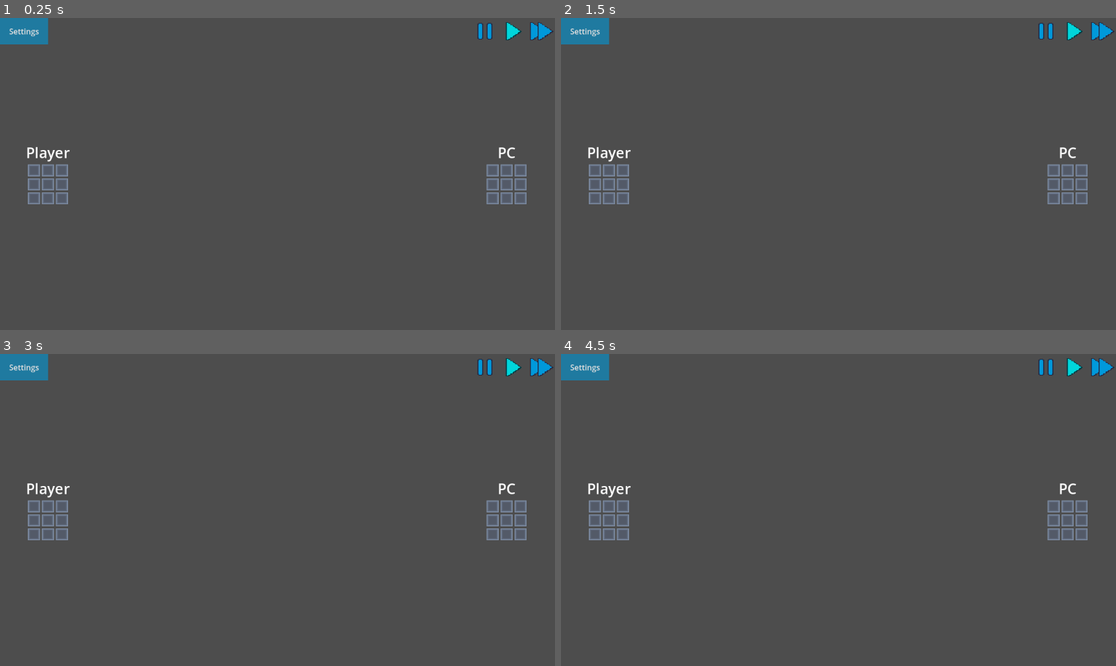
Above: before the commit, frames 1-4 (two rows, left to right).
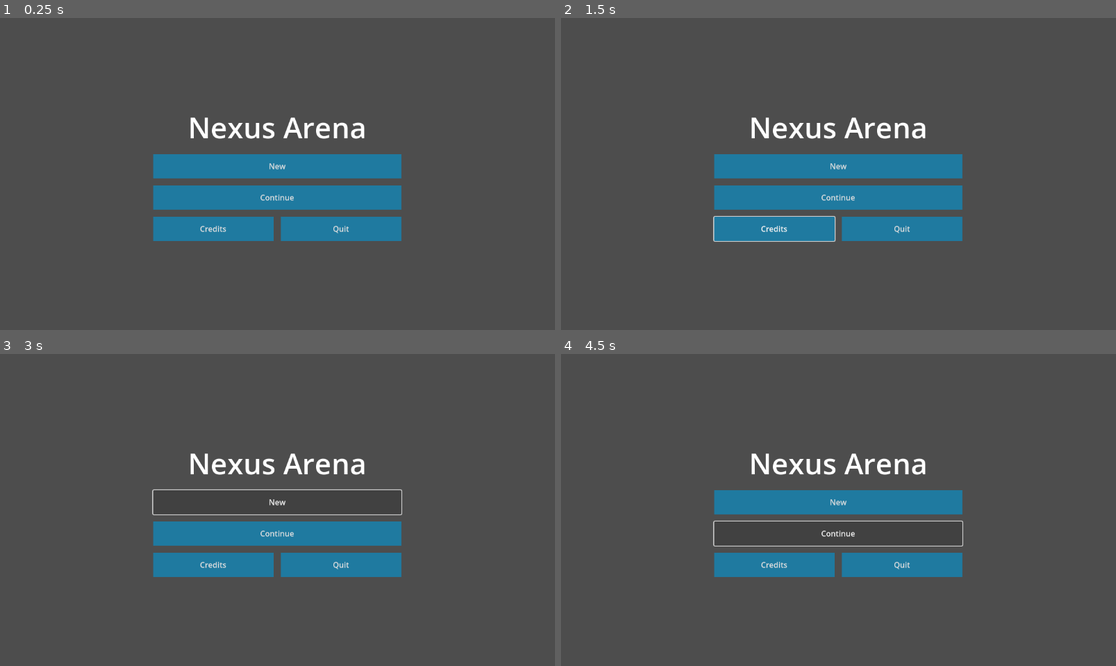
Above: after the commit, the same moments.

Repository: FontysRyan/PizzaProject1St2
Game: Godot game, scene res://Scenes/Mainmenu.tscn
Two runs of this game, one before a commit and one after it. Both use one fixed random seed, a clock stepped at 60 frames per second and the inputs below. Before the commit the project starts from res://Scenes/Battlescreen.tscn.
Inputs (mouse positions are in pixels of both pictures, inside the frame that each line leads up to):
- Up to frame 1 (0.25 s): no input
- Up to frame 2 (1.5 s): click (771, 230) at 0.5 s, where only the run after the commit has a clickable "Credits"; click (1071, 30) at 1.27 s
- Up to frame 3 (3 s): click (510, 366) at 2.02 s; click (277, 503) at 2.75 s, where only the run after the commit has a clickable "New"
- Up to frame 4 (4.5 s): click (838, 503) at 3.5 s, where only the run after the commit has a clickable "New"; click (838, 534) at 4.25 s, where only the run after the commit has a clickable "Continue"

The runs differ from the first frame. In frame 1, 14% of the frame differs, in the area x 0-100%, y 0-72%; in frame 2, 14%; in frame 3, 11%; in frame 4, 11%.

Commit message:
Add main menu UI and set as main scene
Made main menu, now still need to script it.

Diff:
--- /dev/null
+++ b/Assets/UI/MainmenuScreen (UI).tscn
@@ -0,0 +1,63 @@
+[gd_scene load_steps=2 format=3 uid="uid://cc4s2pp6kgokb"]
+
+[sub_resource type="StyleBoxFlat" id="StyleBoxFlat_yth33"]
+bg_color = Color(0, 0.6039216, 0.85882354, 0.5882353)
+
+[node name="Control" type="Control"]
+layout_mode = 3
+anchors_preset = 15
+anchor_right = 1.0
+anchor_bottom = 1.0
+grow_horizontal = 2
+grow_vertical = 2
+
+[node name="MarginContainer" type="MarginContainer" parent="."]
+layout_mode = 1
+anchors_preset = 15
+anchor_right = 1.0
+anchor_bottom = 1.0
+grow_horizontal = 2
+grow_vertical = 2
+
+[node name="VBoxContainer" type="VBoxContainer" parent="MarginContainer"]
+custom_minimum_size = Vector2(500, 0)
+layout_mode = 2
+size_flags_horizontal = 4
+size_flags_vertical = 4
+theme_override_constants/separation = 15
+
+[node name="TitleLabel" type="Label" parent="MarginContainer/VBoxContainer"]
+layout_mode = 2
+theme_override_font_sizes/font_size = 60
+text = "Nexus Arena"
+horizontal_alignment = 1
+vertical_alignment = 3
+
+[node name="NewButton" type="Button" parent="MarginContainer/VBoxContainer"]
+custom_minimum_size = Vector2(100, 50)
+layout_mode = 2
+theme_override_styles/normal = SubResource("StyleBoxFlat_yth33")
+text = "New"
+
+[node name="ContinueButton" type="Button" parent="MarginContainer/VBoxContainer"]
+custom_minimum_size = Vector2(100, 50)
+layout_mode = 2
+theme_override_styles/normal = SubResource("StyleBoxFlat_yth33")
+text = "Continue"
+
+[node name="HBoxContainer" type="HBoxContainer" parent="MarginContainer/VBoxContainer"]
+layout_mode = 2
+theme_override_constants/separation = 15
+alignment = 1
+
+[node name="CreditsButton" type="Button" parent="MarginContainer/VBoxContainer/HBoxContainer"]
+custom_minimum_size = Vector2(250, 50)
+layout_mode = 2
+theme_override_styles/normal = SubResource("StyleBoxFlat_yth33")
+text = "Credits"
+
+[node name="QuitButton" type="Button" parent="MarginContainer/VBoxContainer/HBoxContainer"]
+custom_minimum_size = Vector2(250, 50)
+layout_mode = 2
+theme_override_styles/normal = SubResource("StyleBoxFlat_yth33")
+text = "Quit"
--- a/Scenes/Mainmenu.tscn
+++ b/Scenes/Mainmenu.tscn
@@ -1,3 +1,10 @@
-[gd_scene format=3 uid="uid://b45fmyvx5h0vm"]
+[gd_scene load_steps=2 format=3 uid="uid://b45fmyvx5h0vm"]
+
+[ext_resource type="PackedScene" uid="uid://cc4s2pp6kgokb" path="res://Assets/UI/MainmenuScreen (UI).tscn" id="1_6hnpv"]
 
 [node name="Mainmenu" type="Node2D"]
+
+[node name="Control" parent="." instance=ExtResource("1_6hnpv")]
+custom_minimum_size = Vector2(50, 0)
+offset_right = 1152.0
+offset_bottom = 648.0
--- a/project.godot
+++ b/project.godot
@@ -11,7 +11,7 @@
 [application]
 
 config/name="Pizzaproject1NexusArena"
-run/main_scene="uid://bi7llxlror1tw"
+run/main_scene="uid://b45fmyvx5h0vm"
 config/features=PackedStringArray("4.5", "Forward Plus")
 config/icon="res://icon.svg"
 
Not shown, changed: Assets/Sprites/UI related sprites/Selfmade icons (Ryan)/pauze.png.import
